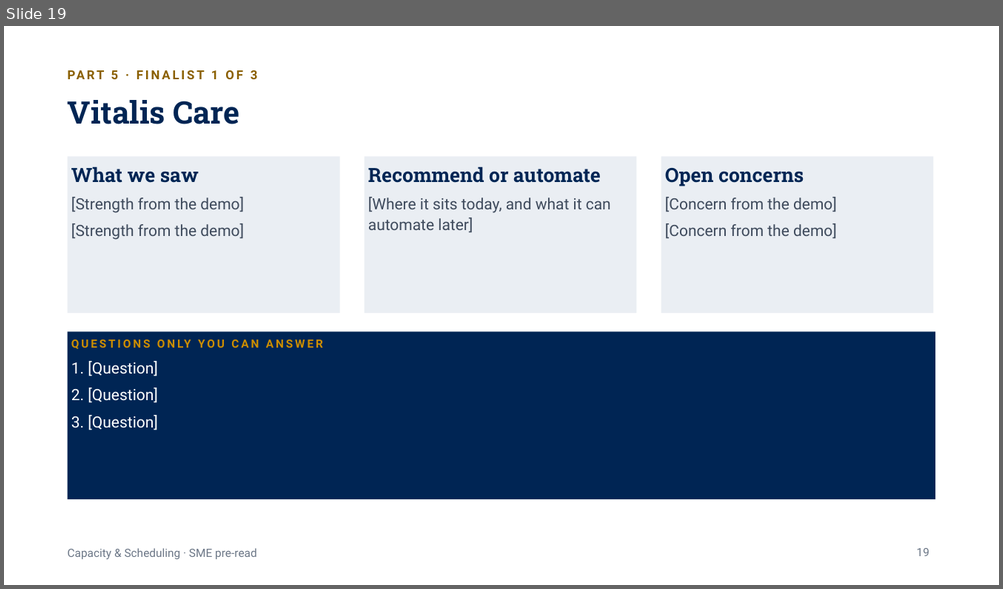
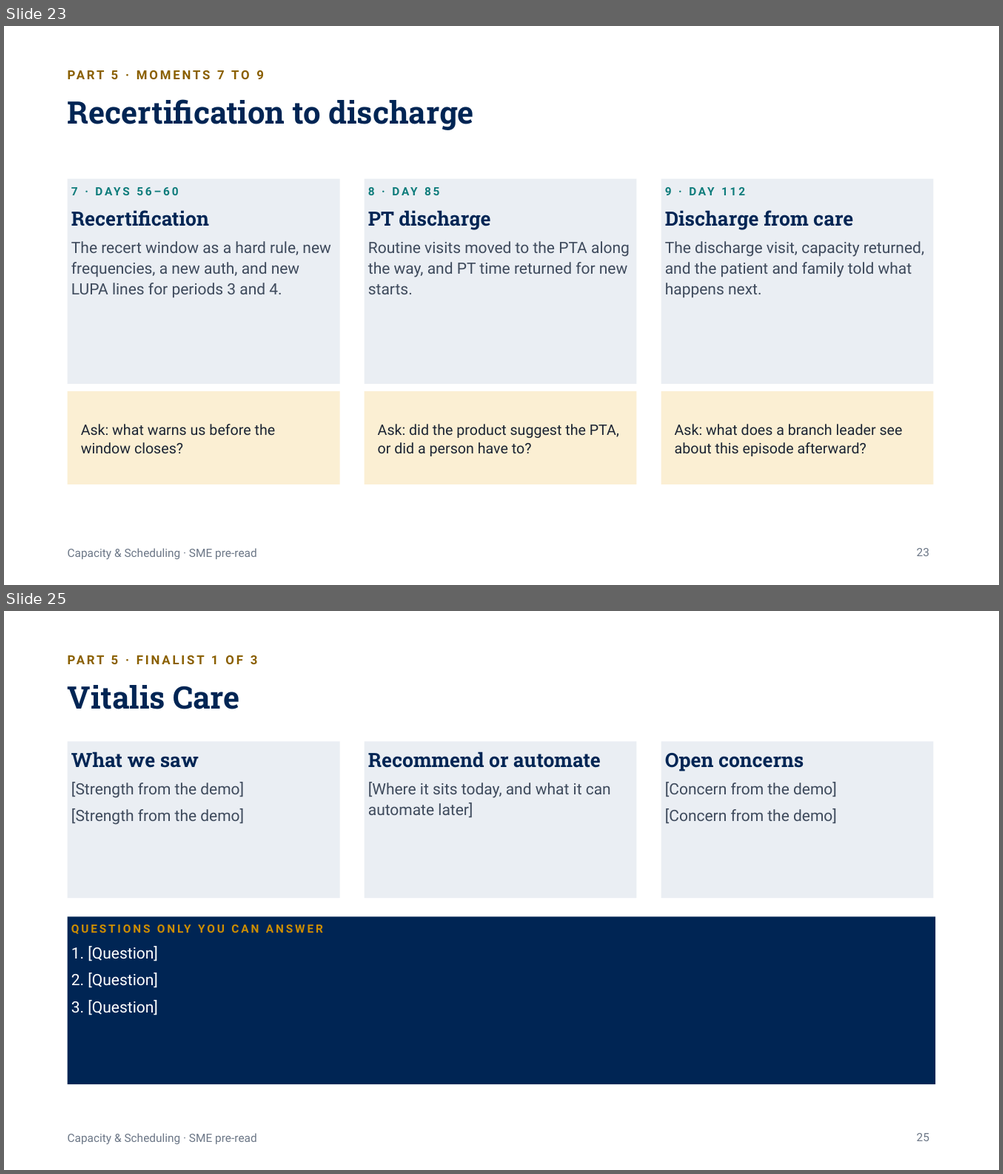
Before and after one commit to worker-max/compassus-capacity-pm, a slide deck: agents/compassus-capacity-pm/artifacts/Nashville-SME-PreRead.pptx. Shown one above the other, each under a label of ours: slide 19 before the commit, slides 23 and 25 after it; the slides between them are not shown. The pictures are 1003x589 and 1003x1174 pixels, drawn with LibreOffice and Linux fonts; fonts in the diff are those of the drawing. Boxes give left, top, right and bottom in pixels: in the first picture for what was removed or moved away, otherwise in the second. Text is boxed around its words. In the diff, an @@ line names an element or a change of style, - is before the commit and + after.

```diff
--- a/agents/compassus-capacity-pm/artifacts/Nashville-SME-PreRead.pptx
+++ b/agents/compassus-capacity-pm/artifacts/Nashville-SME-PreRead.pptx
@@ slide 23 added at bbox=[4, 26, 999, 585], background #FFFFFF; not listed: 1 template element that a slide beside it also shows @@
@@ text added at bbox=[111, 70, 264, 79], 12 pt, text #8A5F00, bold @@
+PART 5 · MOMENTS 7 TO 9
@@ title added at bbox=[68, 99, 474, 130], 30 pt, text #002554, bold @@
+Recertification to discharge
@@ rectangle added at bbox=[68, 179, 340, 384], fill #EAEEF3 @@
@@ rectangle added at bbox=[364, 179, 637, 384], fill #EAEEF3 @@
@@ rectangle added at bbox=[661, 179, 933, 384], fill #EAEEF3 @@
@@ text added at bbox=[71, 187, 330, 298], 15 pt, text #3E4A5C @@
+7 · DAYS 56–60
+Recertification
+The recert window as a hard rule, new frequencies, a new auth, and new LUPA lines for periods 3 and 4.
@@ text added at bbox=[368, 187, 629, 295], 15 pt, text #3E4A5C @@
+8 · DAY 85
+PT discharge
+Routine visits moved to the PTA along the way, and PT time returned for new starts.
@@ text added at bbox=[665, 187, 924, 298], 15 pt, text #3E4A5C @@
+9 · DAY 112
+Discharge from care
+The discharge visit, capacity returned, and the patient and family told what happens next.
@@ rectangle added at bbox=[68, 392, 340, 485], fill #FBEFD3 @@
@@ rectangle added at bbox=[364, 392, 637, 485], fill #FBEFD3 @@
@@ rectangle added at bbox=[661, 392, 933, 485], fill #FBEFD3 @@
@@ text added at bbox=[81, 424, 276, 454], 14 pt, text #1B2433 @@
+Ask: what warns us before the window closes?
@@ text added at bbox=[378, 424, 619, 457], 14 pt, text #1B2433 @@
+Ask: did the product suggest the PTA, or did a person have to?
@@ text added at bbox=[674, 424, 902, 457], 14 pt, text #1B2433 @@
+Ask: what does a branch leader see about this episode afterward?
@@ page number added at bbox=[916, 548, 929, 557], 11 pt, text #6B7686 @@
+23
@@ what was slide 19 is now slide 25 @@
@@ page number at bbox=[916, 1133, 929, 1142]: text changed @@
-19
+25
```
Also in this commit, not shown: 4 slides changed, 5 other slides added.
